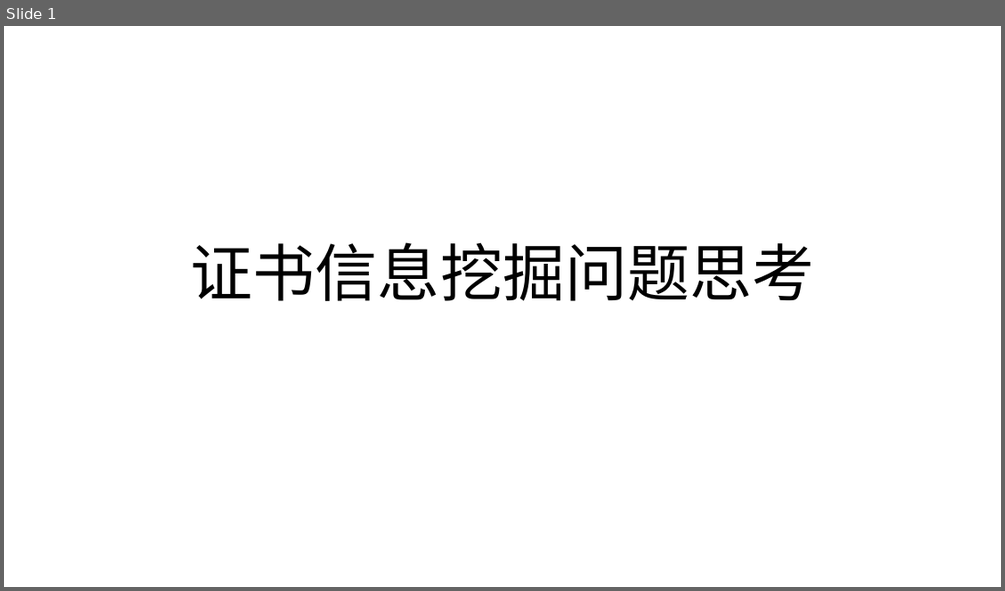
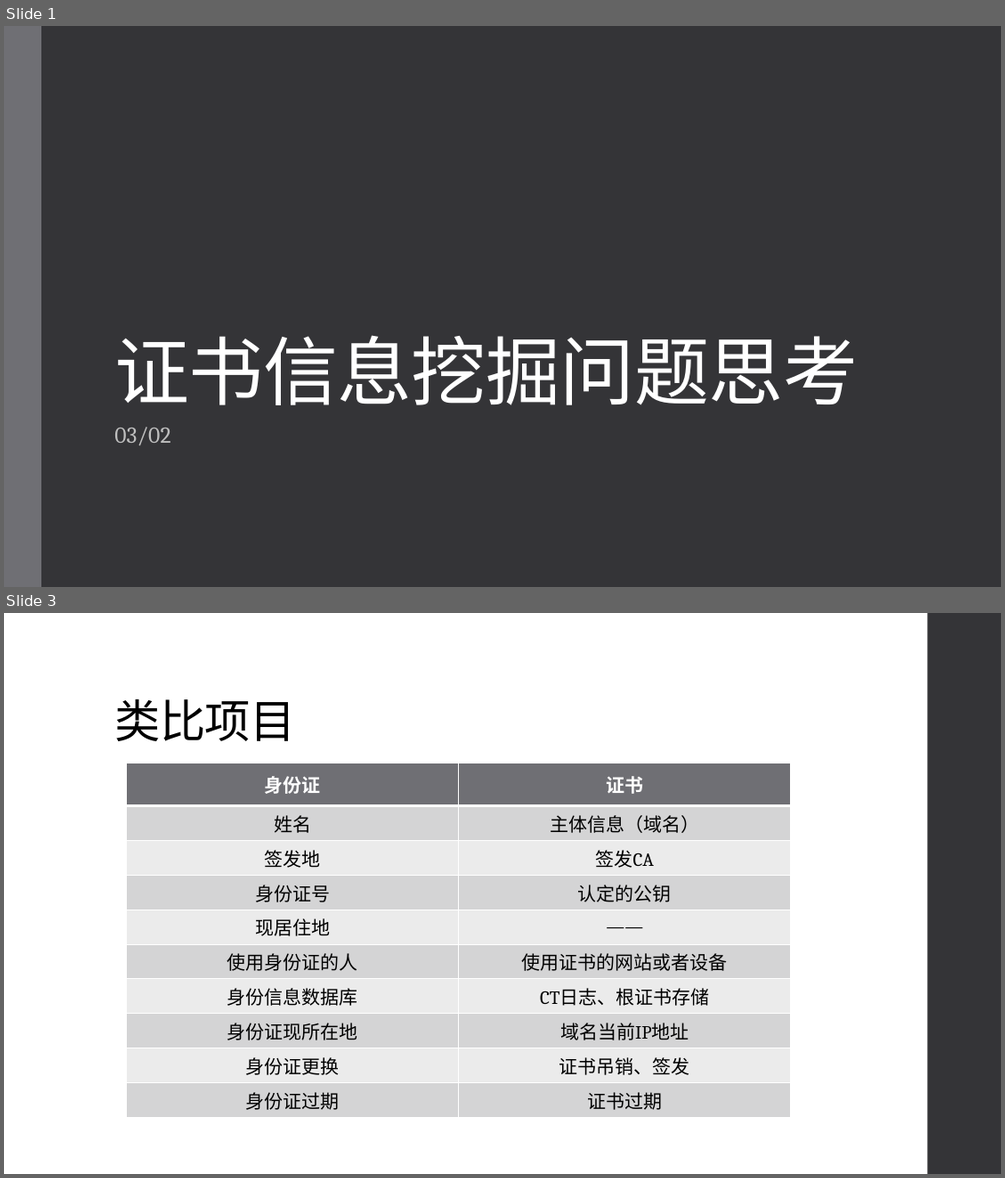
Before and after one commit to netsyscode/SSL-TLS-Certificate, a slide deck: 研究问题思考.pptx. Shown one above the other, each under a label of ours: slide 1 before the commit, slides 1 and 3 after it; the slides between them are not shown. The pictures are 1005x591 and 1005x1178 pixels, drawn with LibreOffice and Linux fonts; fonts in the diff are those of the drawing. Boxes give left, top, right and bottom in pixels: in the first picture for what was removed or moved away, otherwise in the second. Text is boxed around its words. In the diff, an @@ line names an element or a change of style, - is before the commit and + after.

```diff
--- a/研究问题思考.pptx
+++ b/研究问题思考.pptx
@@ slide 3 added at (4, 613, 1001, 1174), background #FFFFFF @@
@@ rectangle added at (928, 613, 1001, 1174), fill #353537 @@
@@ title added at (114, 699, 296, 741), 44 pt, text #000000 @@
+类比项目
@@ table added at (127, 763, 791, 1113), 10 rows, 2 columns @@
+身份证 | 证书
+姓名 | 主体信息（域名）
+签发地 | 签发CA
+身份证号 | 认定的公钥
+现居住地 | ——
+使用身份证的人 | 使用证书的网站或者设备
+身份信息数据库 | CT日志、根证书存储
+身份证现所在地 | 域名当前IP地址
+身份证更换 | 证书吊销、签发
+身份证过期 | 证书过期
@@ slide 1 changed as well @@
@@ background #FFFFFF to #353537 @@
@@ rectangle added at (4, 26, 41, 587), fill #6F6F74 @@
@@ title "证书信息挖掘问题思考": place and size @@
-title "证书信息挖掘问题思考" at (191, 242, 814, 301)
+title "证书信息挖掘问题思考" at (114, 335, 858, 405)
@@ title "证书信息挖掘问题思考" at (114, 335, 858, 405): size 60 to 72 pt, font Calibri to Cambria, text colour #000000 to #FFFFFF, letter spacing 0 to -0.5 pt; alignment centre to left; line spacing 0.9 to 0.85 @@
@@ subtitle added at (114, 426, 170, 445), 22 pt, text #BFBFBF @@
+03/02
```
Also in this commit, not shown: 1 other slide changed, 12 other slides added, 1 slide removed.
